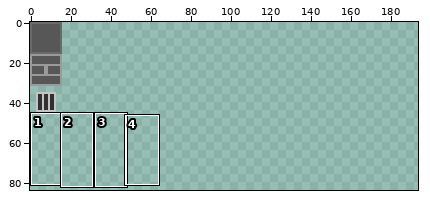
Pixel-art file, stored at assets/images/tiles.aseprite. The first picture is a wide view before the edit; the outline marks the close-up.
Close-up. Earlier state:
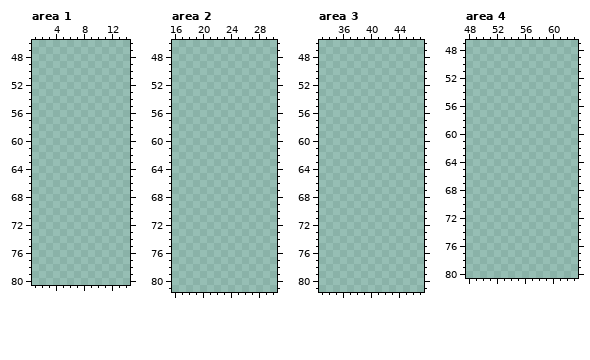
512x512 pixels, 1 frame. Shown: area 1: x 1..14, y 46..80; area 2: x 16..30, y 46..81; area 3: x 33..47, y 46..81; area 4: x 48..63, y 47..80. The wide view leaves out empty margins. The commit also changed other parts of the picture, which this record leaves out.
Now the later version:
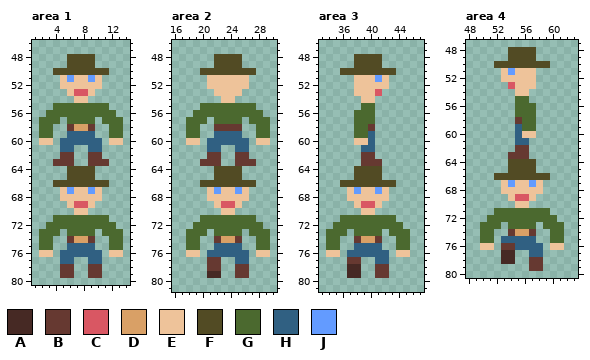
Palette (. is transparent): A #462924  B #663931  C #d95763  D #d9a066  E #eec39a  F #524b24  G #4b692f  H #306082  J #639bff
Change:
Changed rows in their new state; - is an unchanged pixel.
Area 1:
first column x 2:
48 ----FFFF----
49 ----FFFF----
50 --FFFFFFFF--
51 ---EJEEJE---
52 ---EEEEEE---
53 ----ECCE----
54 -----EE-----
55 --GGGGGGGG--
56 -GGGGGGGGGG-
57 GGG-GGGG-GGG
58 GG--BDDB--GG
59 GG--HHHH--GG
60 EE-HHHHHH-EE
61 ---HH--HH---
62 ---BB--BB---
63 --BBB--BBB--
64 ----FFFF----
65 ----FFFF----
66 --FFFFFFFF--
67 ---EJEEJE---
68 ---EEEEEE---
69 ----ECCE----
70 -----EE-----
71 --GGGGGGGG--
72 -GGGGGGGGGG-
73 GGG-GGGG-GGG
74 GG--BDDB--GG
75 GG--HHHH--GG
76 EE-HHHHHH-EE
77 ---HH--HH---
78 ---BB--BB---
79 ---BB--BB---
Area 2:
first column x 18:
48 ----FFFF----
49 ----FFFF----
50 --FFFFFFFF--
51 ---EEEEEE---
52 ---EEEEEE---
53 ----EEEE----
54 -----EE-----
55 --GGGGGGGG--
56 -GGGGGGGGGG-
57 GGG-GGGG-GGG
58 GG--BBBB--GG
59 GG--HHHH--GG
60 EE-HHHHHH-EE
61 ---HH--HH---
62 ---BB--BB---
63 --BBB--BBB--
64 ----FFFF----
65 ----FFFF----
66 --FFFFFFFF--
67 ---EJEEJE---
68 ---EEEEEE---
69 ----ECCE----
70 -----EE-----
71 --GGGGGGGG--
72 -GGGGGGGGGG-
73 GGG-GGGG-GGG
74 GG--BDDB--GG
75 GG--HHHH--GG
76 EE-HHHHHH-EE
77 ---BB--HH---
78 ---BB--BB---
79 ---AA--BB---
Area 3:
first column x 34:
48 ----FFFF----
49 ----FFFF----
50 --FFFFFFFF--
51 ----EEEJE---
52 ----EEEEE---
53 ----EEEC----
54 -----EE-----
55 -----GG-----
56 ----GGG-----
57 ----GGG-----
58 ----GGB-----
59 ----GGH-----
60 ----EEH-----
61 -----HH-----
62 -----BB-----
63 -----BBB----
64 ----FFFF----
65 ----FFFF----
66 --FFFFFFFF--
67 ---EJEEJE---
68 ---EEEEEE---
69 ----ECCE----
70 -----EE-----
71 --GGGGGGGG--
72 -GGGGGGGGGG-
73 GGG-GGGG-GGG
74 GG--BDDB--GG
75 GG--HHHH--GG
76 EE-HHHHHH-EE
77 ---BB--HH---
78 ---AA--BB---
79 ---AA--BB---
Area 4:
first column x 50:
48 ----FFFF----
49 ----FFFF----
50 --FFFFFFFF--
51 ---EJEEE----
52 ---EEEEE----
53 ----CEEE----
54 -----EE-----
55 -----GG-----
56 -----GGG----
57 -----GGG----
58 -----BGG----
59 -----HGG----
60 -----HEE----
61 -----HH-----
62 -----BB-----
63 ----BBB-----
64 ----FFFF----
65 ----FFFF----
66 --FFFFFFFF--
67 ---EJEEJE---
68 ---EEEEEE---
69 ----ECCE----
70 -----EE-----
71 --GGGGGGGG--
72 -GGGGGGGGGG-
73 GGG-GGGG-GGG
74 GG--BDDB--GG
75 GG-HHHHH--GG
76 EE-BBHHHH-EE
77 ---AA--HH---
78 ---AA--BB---
79 -------BB---
